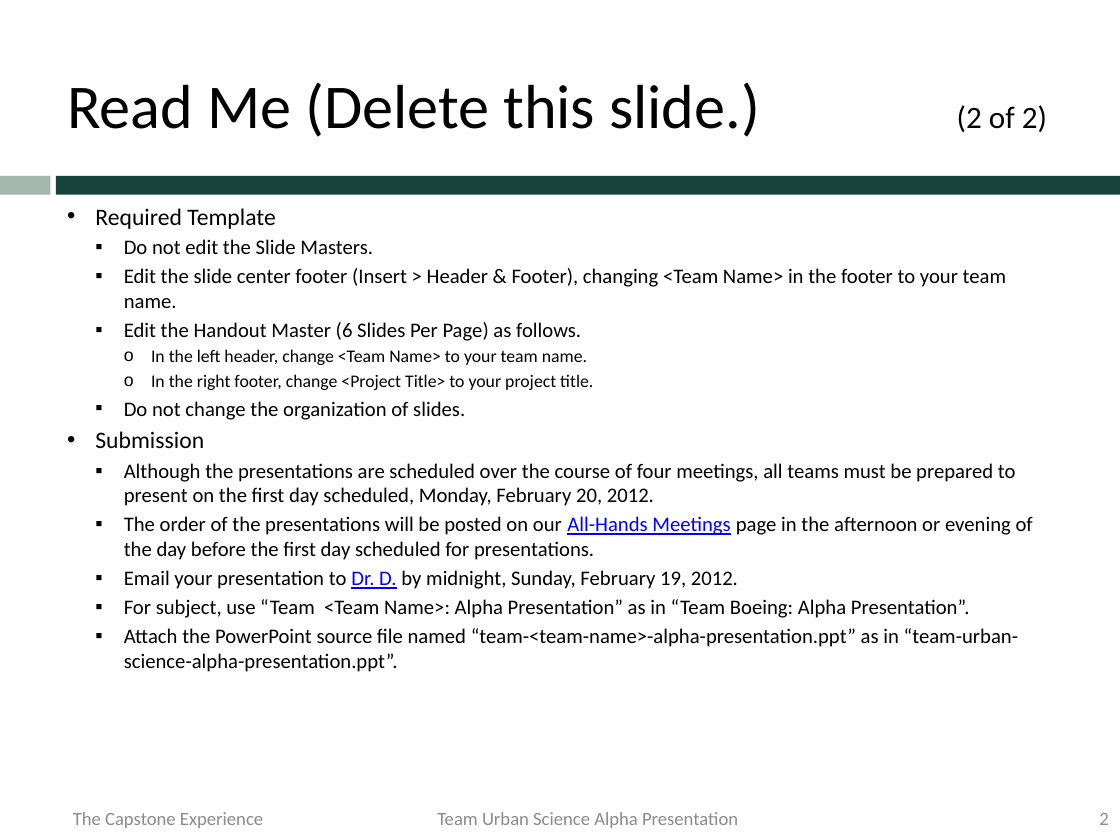
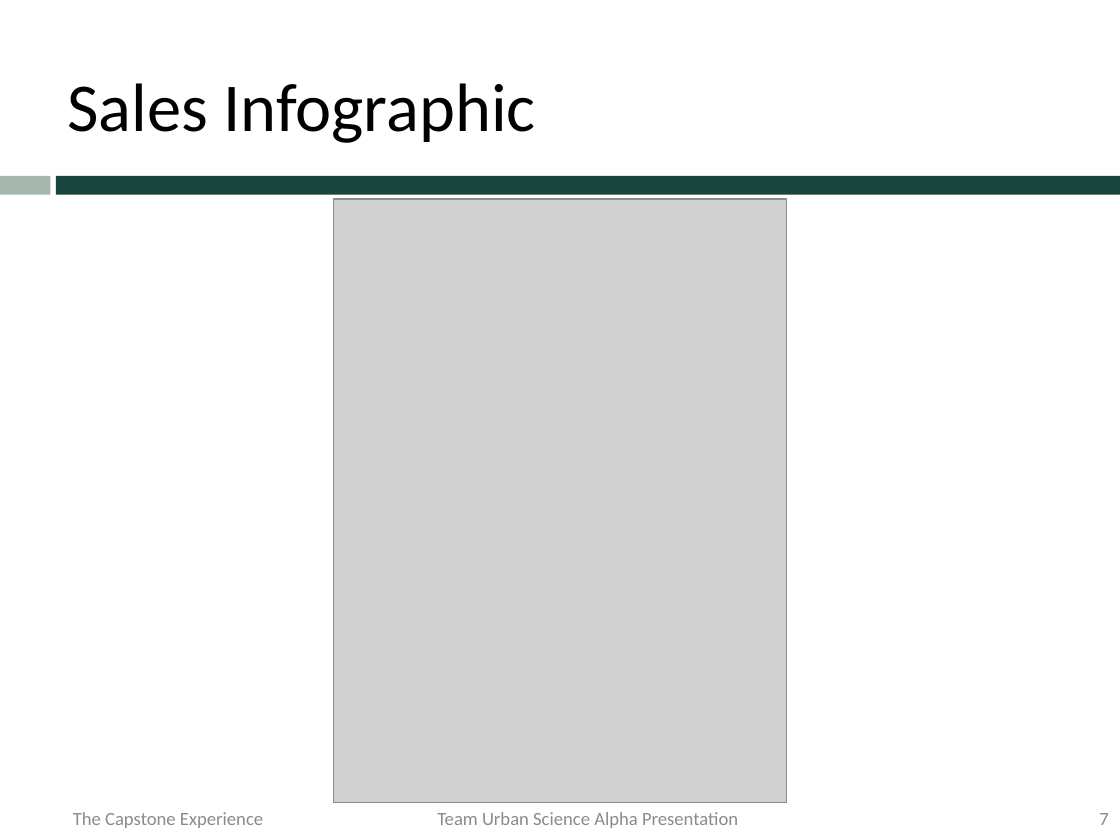
Before and after one commit to msu-capstone-team-urban-science/infographic-generator, a slide deck: slide 7 of documents/alpha-presentation/team-urban-science-alpha-presentation.pptx (slide 2 before the commit). Drawn at 1120x840 pixels with LibreOffice and Linux fonts; fonts in the diff are those of the drawing; grey boxes stand for pictures; background and template pictures are left out. Boxes give left, top, right and bottom in pixels: in the first picture for what was removed or moved away, otherwise in the second. Text is boxed around its words. In the diff, an @@ line names an element or a change of style, - is before the commit and + after.

Commit message:
actual alpha pres document.

```diff
--- a/documents/alpha-presentation/team-urban-science-alpha-presentation.pptx
+++ b/documents/alpha-presentation/team-urban-science-alpha-presentation.pptx
@@ title at (67,83,535,143): text changed; size 40 to 44 pt @@
-Read Me (Delete this slide.) (2 of 2)
+Sales Infographic
@@ text removed at (95,208,1033,672) @@
-• Required Template
-  ▪ Do not edit the Slide Masters.
-  ▪ Edit the slide center footer (Insert > Header & Footer), changing <Team Name> in the footer to your team name.
-  ▪ Edit the Handout Master (6 Slides Per Page) as follows.
-    o In the left header, change <Team Name> to your team name.
-    o In the right footer, change <Project Title> to your project title.
-  ▪ Do not change the organization of slides.
-• Submission
-  ▪ Although the presentations are scheduled over the course of four meetings, all teams must be prepared to present on the first day scheduled, Monday, February 20, 2012.
-  ▪ The order of the presentations will be posted on our All-Hands Meetings page in the afternoon or evening of the day before the first day scheduled for presentations.
-  ▪ Email your presentation to Dr. D. by midnight, Sunday, February 19, 2012.
-  ▪ For subject, use “Team <Team Name>: Alpha Presentation” as in “Team Boeing: Alpha Presentation”.
-  ▪ Attach the PowerPoint source file named “team-<team-name>-alpha-presentation.ppt” as in “team-urban-science-alpha-presentation.ppt”.
@@ picture added at (334,199,786,803) @@
@@ page number at (1099,813,1108,825): text changed @@
-2
+7
```
Also in this commit, not shown: 3 other slides changed, 1 slide removed.
